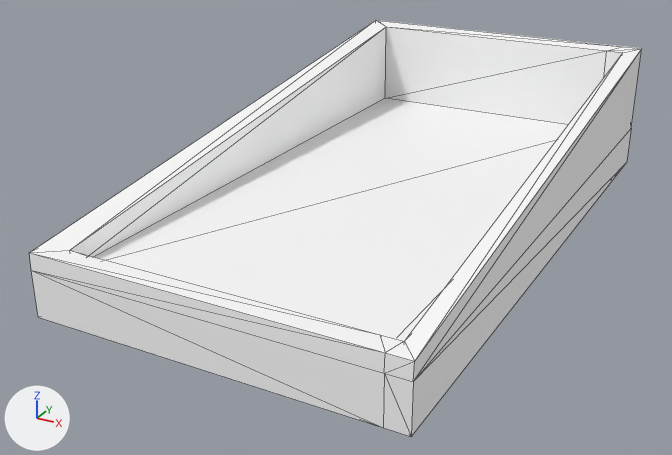
Before and after pictures for a commit that changed the glTF model frontend/flipper/assets/mesh/Mesh_final/body_flipper.glb.
Both versions are drawn from a 50 mm camera at (1.119, -2.617, 0.996) aimed at (-0.091, -0.418, -0.103). Arrows for +X, +Y and +Z are at lower left; the lights stay in place. The older version comes first. Mesh edges are drawn as thin lines.

In view in the first picture: 'Base_Flipper.002'.
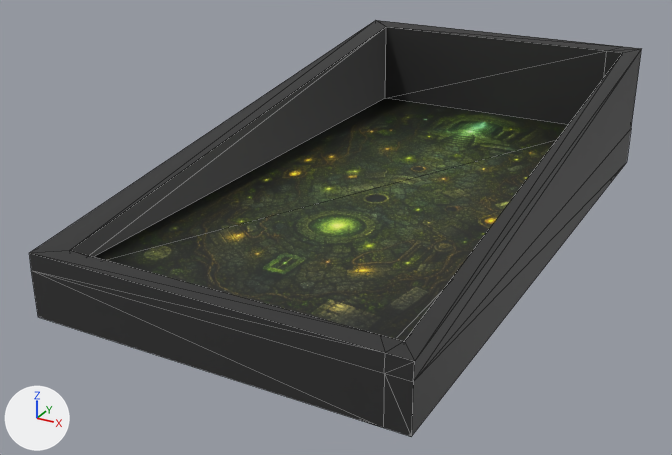
The newer file is also turned or shifted as a whole; pictures and numbers use the older file's frame.

Boxes [x1, y1, x2, y2] around the edits, measured in the pictures (672 x 455 px):
'Base_Flipper.002', surface changed (white to black)
    both: [29, 20, 642, 437]

Edits to the bpy script that builds the scene:
```text
Add img_material_basecolor:
    img_material_basecolor = load_image('Material_baseColor', '_unpacked/Material_baseColor', 1024, 1024, 'sRGB')
Change mat_material:
    remove mat_material.base_color = (1.0, 1.0, 1.0)  # white #ffffff
    add mat_material.texture = img_material_basecolor
```
